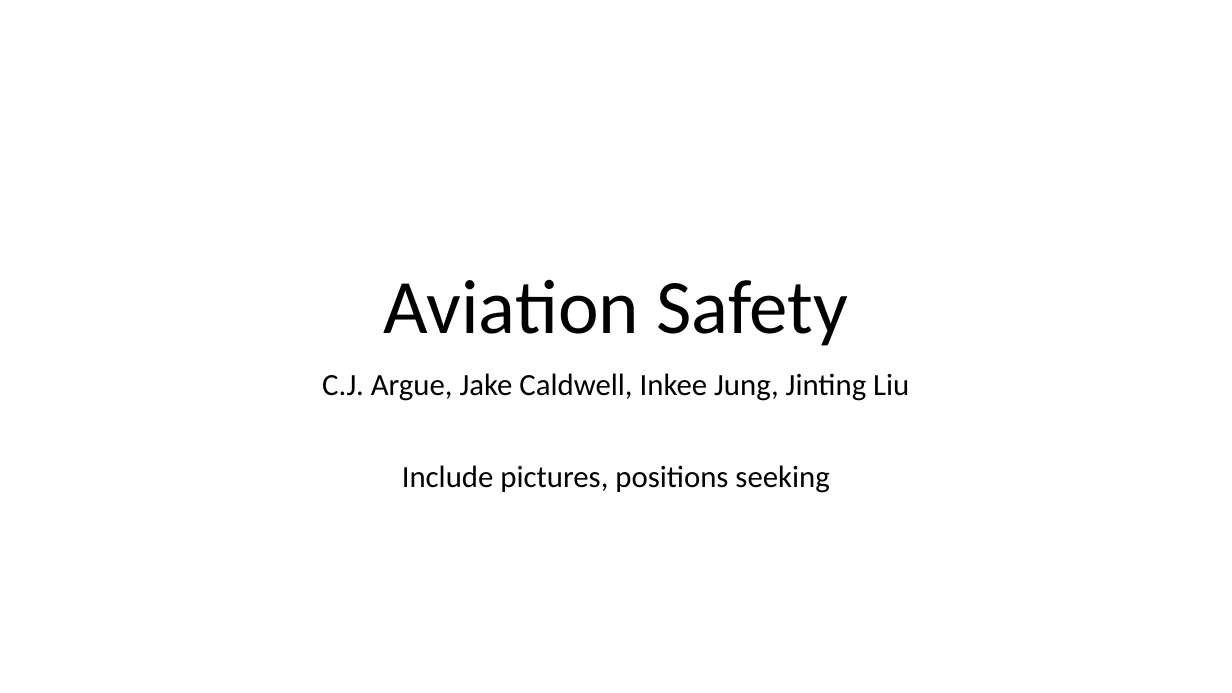
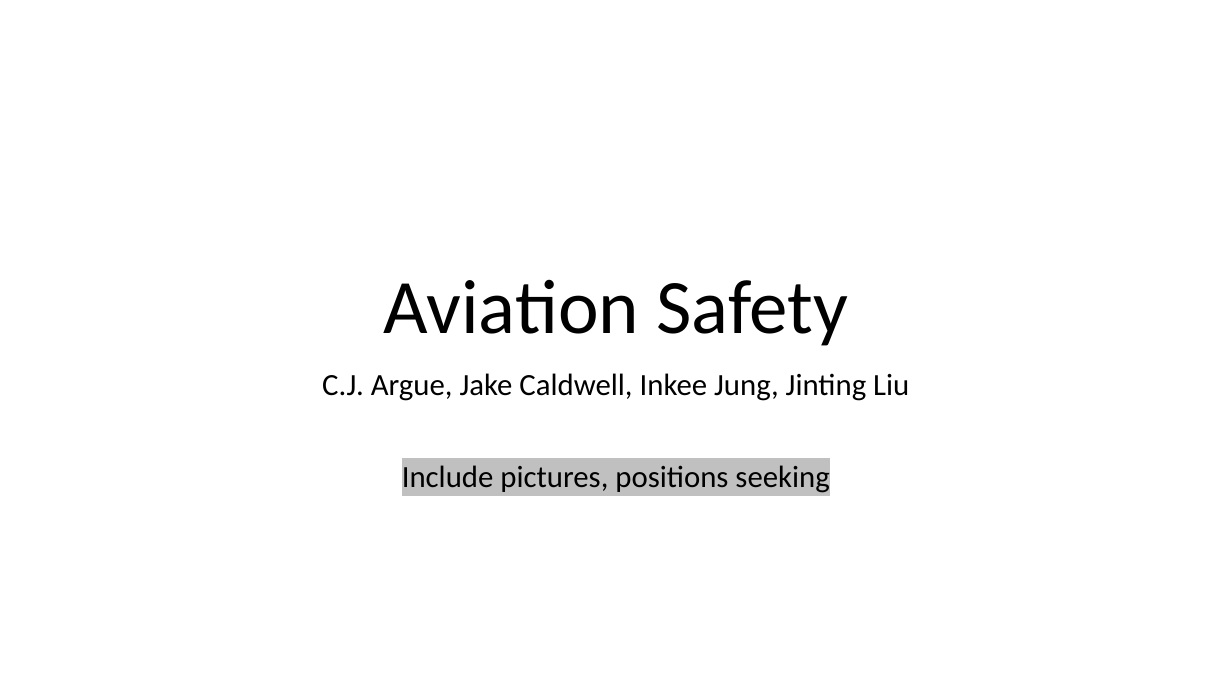
Before and after one commit to TheErdosInstitute-Summer2025-Project/aviation-project, a slide deck: slide 1 of checkpoints/presentation.pptx. Drawn at 1232x693 pixels with LibreOffice and Linux fonts; fonts in the diff are those of the drawing. Boxes give left, top, right and bottom in pixels: in the first picture for what was removed or moved away, otherwise in the second. Text is boxed around its words. In the diff, an @@ line names an element or a change of style, - is before the commit and + after.

```diff
--- a/checkpoints/presentation.pptx
+++ b/checkpoints/presentation.pptx
@@ subtitle at box(402, 465, 829, 493): highlight none to #C0C0C0 in "Include pictures, positions seeking" @@
```
Also in this commit, not shown: 3 other slides changed, 1 other file.
